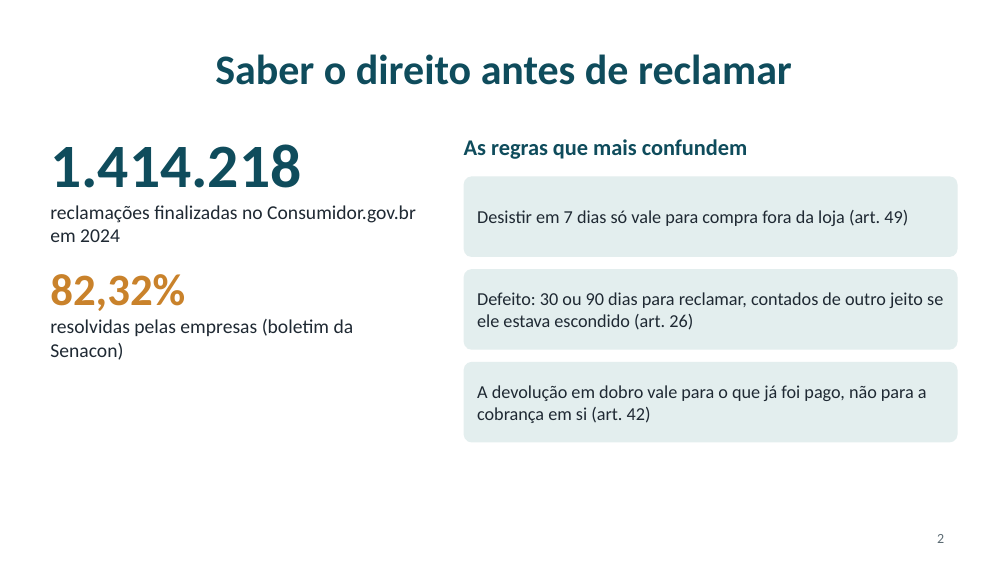
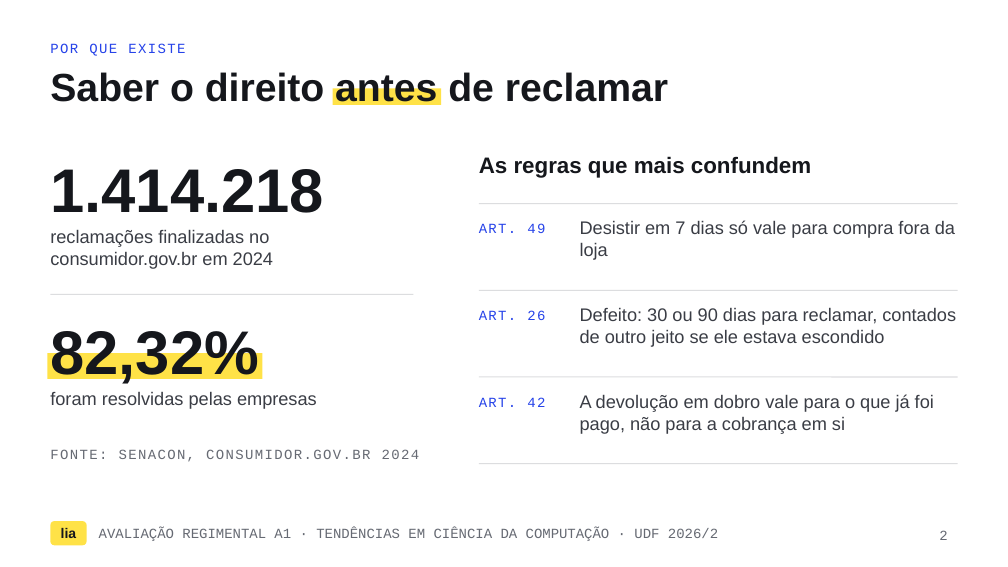
Before and after one commit to BrayanPletsch/Tendencias_CienciaComputacao_2026_2, a slide deck: slide 2 of unidade-4-aplicacoes-e-limitacoes/projeto-assistente-consumidor/slides/apresentacao.pptx. Drawn at 1008x567 pixels with LibreOffice and Linux fonts; fonts in the diff are those of the drawing. Boxes give left, top, right and bottom in pixels: in the first picture for what was removed or moved away, otherwise in the second. Text is boxed around its words. In the diff, an @@ line names an element or a change of style, - is before the commit and + after.

Commit message:
docs: refazer os slides no visual do design system

```diff
--- a/unidade-4-aplicacoes-e-limitacoes/projeto-assistente-consumidor/slides/apresentacao.pptx
+++ b/unidade-4-aplicacoes-e-limitacoes/projeto-assistente-consumidor/slides/apresentacao.pptx
@@ text added at bbox=[50, 43, 185, 56], 10 pt, text #2643E9 @@
+POR QUE EXISTE
@@ title "Saber o direito antes de ...": place and size @@
-title "Saber o direito antes de ..." at bbox=[215, 54, 792, 85]
+title "Saber o direito antes de ..." at bbox=[50, 70, 668, 109]
@@ title "Saber o direito antes de ..." at bbox=[50, 70, 668, 109]: size 30 to 28 pt, font Calibri to Arial, text colour #0F4C5C to #15171C; alignment centre to left; vertical alignment middle to top @@
@@ rectangle added at bbox=[333, 89, 442, 105], fill #FFE247 @@
@@ text added at bbox=[50, 169, 324, 213], 44 pt, text #15171C, bold @@
+1.414.218
@@ text "As regras que mais confundem": place and size @@
-text "As regras que mais confundem" at bbox=[464, 139, 747, 159]
+text "As regras que mais confundem" at bbox=[479, 156, 811, 178]
@@ text "As regras que mais confundem" at bbox=[479, 156, 811, 178]: font Calibri to Arial, text colour #0F4C5C to #15171C; vertical alignment middle to top @@
@@ line added from (479, 204) to (958, 204), #DCDDDF 0.75 pt @@
@@ text at bbox=[50, 229, 273, 269]: text changed; size 14 to 13 pt; font Calibri to Arial; text colour #1F2933 to #3A3D45 @@
-1.414.218
-reclamações finalizadas no Consumidor.gov.br em 2024
-82,32%
-resolvidas pelas empresas (boletim da Senacon)
+reclamações finalizadas no consumidor.gov.br em 2024
@@ text added at bbox=[479, 223, 545, 233], 10 pt, text #2643E9 @@
+ART. 49
@@ vertical alignment middle to top; fill #E3EEEE to none in 3 elements at bbox=[580, 394, 934, 434], bbox=[580, 307, 956, 347], bbox=[580, 220, 955, 260] @@
@@ text at bbox=[580, 220, 955, 260]: text changed; font Calibri to Arial; text colour #1F2933 to #3A3D45 @@
-Desistir em 7 dias só vale para compra fora da loja (art. 49)
+Desistir em 7 dias só vale para compra fora da loja
@@ text "Desistir em 7 dias só ...": place and size @@
-text "Desistir em 7 dias só ..." at bbox=[464, 176, 958, 257]
+text "Desistir em 7 dias só ..." at bbox=[580, 220, 955, 260]
@@ line added from (50, 294) to (413, 294), #DCDDDF 0.75 pt @@
@@ line added from (479, 290) to (958, 290), #DCDDDF 0.75 pt @@
@@ text added at bbox=[50, 324, 259, 385], 44 pt, text #15171C, bold @@
+82,32%
@@ text added at bbox=[479, 310, 545, 320], 10 pt, text #2643E9 @@
+ART. 26
@@ text at bbox=[580, 307, 956, 347]: text changed; font Calibri to Arial; text colour #1F2933 to #3A3D45 @@
-Defeito: 30 ou 90 dias para reclamar, contados de outro jeito se ele estava escondido (art. 26)
+Defeito: 30 ou 90 dias para reclamar, contados de outro jeito se ele estava escondido
@@ text "Defeito: 30 ou 90 dias ...": place and size @@
-text "Defeito: 30 ou 90 dias ..." at bbox=[464, 269, 958, 350]
+text "Defeito: 30 ou 90 dias ..." at bbox=[580, 307, 956, 347]
@@ rectangle added at bbox=[47, 353, 262, 379], fill #FFE247 @@
@@ line added from (479, 377) to (958, 377), #DCDDDF 0.75 pt @@
@@ text added at bbox=[50, 391, 317, 409], 13 pt, text #3A3D45 @@
+foram resolvidas pelas empresas
@@ text added at bbox=[479, 397, 545, 407], 10 pt, text #2643E9 @@
+ART. 42
@@ text at bbox=[580, 394, 934, 434]: text changed; font Calibri to Arial; text colour #1F2933 to #3A3D45 @@
-A devolução em dobro vale para o que já foi pago, não para a cobrança em si (art. 42)
+A devolução em dobro vale para o que já foi pago, não para a cobrança em si
@@ text "A devolução em dobro vale ...": place and size @@
-text "A devolução em dobro vale ..." at bbox=[464, 362, 958, 443]
+text "A devolução em dobro vale ..." at bbox=[580, 394, 934, 434]
@@ text added at bbox=[50, 449, 420, 462], 10 pt, text #666A73 @@
+FONTE: SENACON, CONSUMIDOR.GOV.BR 2024
@@ line added from (479, 464) to (958, 464), #DCDDDF 0.75 pt @@
@@ rounded rectangle added at bbox=[50, 521, 87, 545], fill #FFE247, 10 pt, text #15171C, bold @@
+lia
@@ text added at bbox=[99, 528, 718, 541], 10 pt, text #666A73 @@
+AVALIAÇÃO REGIMENTAL A1 · TENDÊNCIAS EM CIÊNCIA DA COMPUTAÇÃO · UDF 2026/2
@@ page number at bbox=[939, 530, 947, 540]: font Calibri to Courier New, text colour #5C6B73 to #666A73; alignment left to right @@
```
Also in this commit, not shown: 10 other slides changed.
